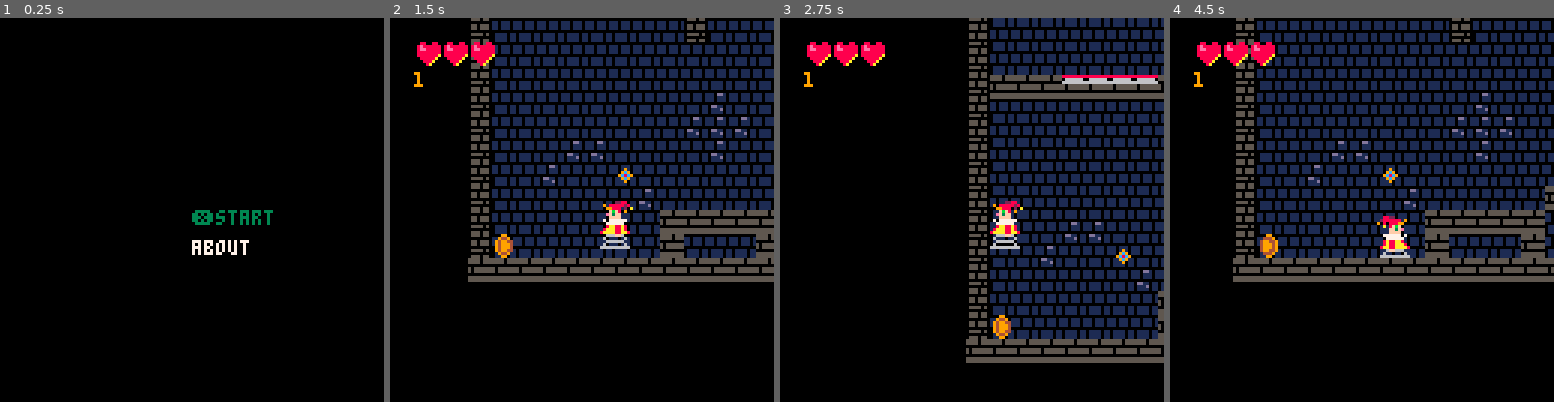
Above: before the commit, frames 1-4 (left to right).
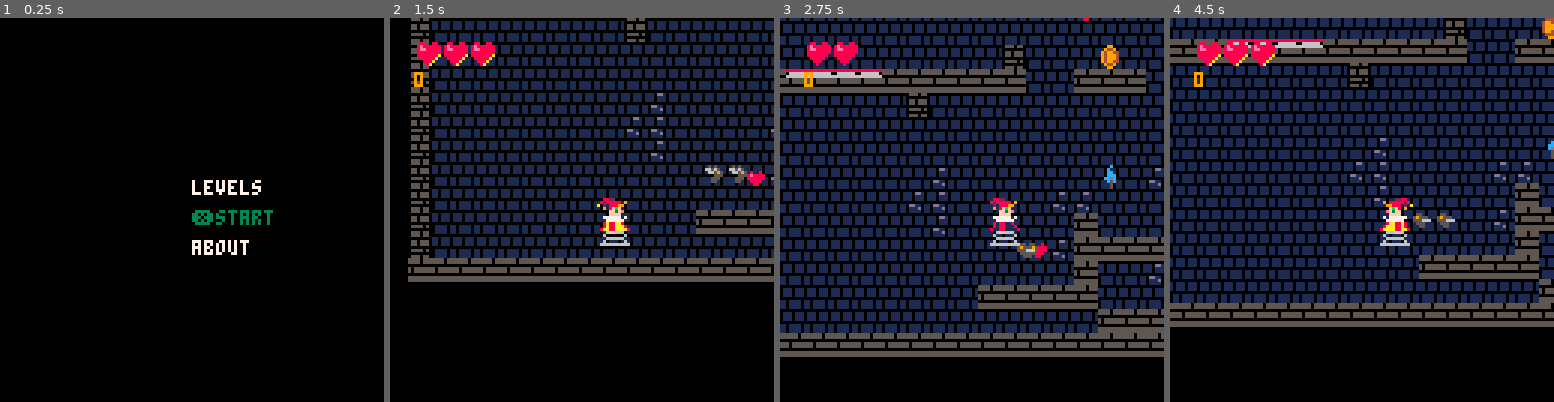
Above: after the commit, the same moments.

Repository: scorp66/pico
Game: PICO-8 cartridge jack_1_6.p8
The game is run twice, just before and just after one commit, with the same random seed, the same clock (stepped at 60 frames per second) and the same inputs.
Inputs:
- Up to frame 1 (0.25 s): no input
- Up to frame 2 (1.5 s): tap X (X key) at 0.33, 1.07 s
- Up to frame 3 (2.75 s): tap X (X key) at 1.85 s; hold Up 2.15-2.42 s
- Up to frame 4 (4.5 s): tap X (X key) at 2.97, 4.08 s; hold Down 3.63-3.97 s

The runs differ from the first frame. In frame 1, 0.3% of the frame differs, in the area x 50-68%, y 42-47%; in frame 2, 20%; in frame 3, 56%, in the area x 0-100%, y 0-90%; in frame 4, 53%.

Commit message:
Revert "Revert "Merge branch 'master' of https://github.com/pico-8-tg/pico""
This reverts commit 50c58af1ff047d9ec0787dcbbb794dd903d5b876.

Diff:
--- a/jack_1_5.p8
+++ b/jack_1_6.p8
@@ -8,6 +8,7 @@
 col = {} -- colide position
 max_colide_count = 2
 hero.hp = 3
+hero.is_crouch = false
 hero.coins = 0;
 hero.x = 3*8
 hero.y = 61*8
@@ -25,7 +26,7 @@
 
 hero.sx = 1 -- speed
 hero.sy = 1 -- speed
-jump_power = 4
+jump_power = 3.9
 hero.on_flore = false
 gravity = 0.3
 time_damage = 1
@@ -53,7 +54,9 @@
 my_time=0
 mm_pos = 0
 mm_status = 0
-mm_max_button = 2
+mm_max_button = 3
+lm_pos = 0
+lm_max_button = 2
 tr_str = ""
 cur_point = 0
 xpow = 1
@@ -66,23 +69,16 @@
 point_zone = find_point_zone(1)
 button_zone = find_point_zone(16)
 chains_zone = find_point_zone(66)
+chains_ex()
 torch_arr = find_point_zone(48)
 heart_arr = find_point_zone(80)
 coin_arr = find_point_zone(96)
 enemy_arr = find_point_zone(132)
-off_points(enemy_arr,68)
 enemy_ex()
-chains_ex()
-end
-
-function enemy_ex()
-for i = 0, #enemy_arr, 1 do
-enemy_arr[i].x *= 8
-enemy_arr[i].y *= 8
-enemy_arr[i].sx = 1
-enemy_arr[i].sy = 0
-end
-end
+
+end
+
+
 -->8
 --update
 function _update()
@@ -93,9 +89,11 @@
  if(stat(16) == -1 and
  stat(16)== -1 and
  stat(16) == -1) then
- music(0)
+ //music(0)
  end
  game_update()
+elseif mm_status == 3 then
+ level_menu_update()
 else
  game_over_update()
  end
@@ -114,17 +112,46 @@
 mm_pos = (mm_pos+1)%mm_max_button
 end
 
-if btnp(5) then
+if btnp(❎) then
 sfx(56)
 mm_status = mm_pos+1
 end
 
+end
+
+
+function level_menu_update()
+
+if btnp(⬆️) then
+sfx(56)
+lm_pos = lm_pos <= 0 and lm_max_button-1
+                     or lm_pos-1
+end
+
+if btnp(⬇️) then
+sfx(56)
+lm_pos = (lm_pos+1)%lm_max_button
+end
+
+if btnp(❎) then
+sfx(56)
+if lm_pos == 1 then
+ set_lvl(1)
+end
+
+ mm_status = 1
+
+end
 end
 
 function game_update()
 key_control()
 my_time+=1
 
+--if (flr(hero.x) == flr(endlvl_x) and
+--    flr(hero.y) == flr(endlvl_y)) then
+--set_lvl(1)
+--end
 update_enemy(enemy_arr)
 
 
@@ -174,10 +201,12 @@
 -->8
 --movement
 function key_control()
+crouch =
+      hero.is_crouch and 0 or 1
 
 --save zone
 update_ex_h(hero)
-col = collide(ex_hero,1,is_b,1,1)
+col = collide(ex_hero,1,is_b,1,crouch)
 if col ~= nil and col.x ~= nil
  then
 sfx(62)
@@ -197,7 +226,7 @@
 
 --♥eard
 update_ex_h(hero)
-col = collide(ex_hero,80,is_b,1,1)
+col = collide(ex_hero,80,is_b,1,crouch)
 if col ~= nil and col.x ~= nil
  then
    update_point(col,heart_arr,68,
@@ -208,7 +237,7 @@
 --coin
 
 update_ex_h(hero)
-col = collide(ex_hero,96,is_b,1,1)
+col = collide(ex_hero,96,is_b,1,crouch)
 if col ~= nil and col.x ~= nil
  then
    update_point(col,coin_arr,68,
@@ -218,7 +247,7 @@
 
 --button zone
 update_ex_h(hero)
-col = collide(ex_hero,16,is_b,1,1)
+col = collide(ex_hero,16,is_b,1,crouch)
 if col ~= nil and col.x ~= nil
  then
 update_point(col,button_zone,84,
@@ -231,7 +260,7 @@
 
 --thorns
 update_ex_h(hero)
-col = dist_to_col(ex_hero,2,is_b2,1,1)
+col = dist_to_col(ex_hero,2,is_b2,1,crouch)
 if ((col  ~= nil and
 col.x <= hero.sx) or
 (col  ~= nil and
@@ -265,10 +294,10 @@
 function hero_move()
 update_ex_h(hero)
 ex_hero.sx = sgn(hero.sx)
-colx = dist_to_col(ex_hero,1,is_b2,1,1)
+colx = dist_to_col(ex_hero,1,is_b2,1,crouch)
 update_ex_h(hero)
 ex_hero.sy = sgn(hero.sy)
-coly = dist_to_col(ex_hero,1,is_b2,1,1)
+coly = dist_to_col(ex_hero,1,is_b2,1,crouch)
 hero.sy += gravity
 
 if coly ~= nil then
@@ -291,7 +318,8 @@
 colx.x+(4*xd) <= hero.sx
  then
 if (hero.sy == 0  and
- coly.y-9 >= 0)
+ coly.y-9 >= 0) or
+ hero.is_crouch
   then
   hero.sx *= -1
   else
@@ -308,11 +336,14 @@
 ex_hero.sy = -1
 coly = dist_to_col(ex_hero,1,is_b2,1,1)
 if(btnp(⬆️)
+ and not hero.is_crouch
  and hero.on_flore)
  and coly == nil then
  sfx(55)
  hero.sy -= jump_power
 end
+
+
 
 hero.x += hero.sx*xpow
 hero.y += hero.sy
@@ -323,11 +354,26 @@
 hero.on_flore = hero.sy == 0 and
  coly ~= nil and coly.y-9 >= 0
 --
+
+update_ex_h(hero)
+ex_hero.sy = -1
+col = dist_to_col(ex_hero,1,
+                     is_b2,1,0)
+
+
+hero.is_crouch = false
+if  btn(⬇️) or
+(col ~= nil and abs(col.y) > 1) then
+hero.is_crouch = true
+end
+
+
 normalize_hero_pos()
 end
 
 function normalize_hero_pos()
-if hero.sy == 0  then
+if hero.sy == 0
+and not hero.is_crouch  then
  hero.y = flr(hero.y/8)*8
 end
 end
@@ -338,6 +384,7 @@
 coly = dist_to_col(ex_hero,1,is_b2,1,1)
 if btnp(⬆️)  and hero.sy > 0 and
 coly == nil
+and not hero.is_crouch
 then
 hero.sy -= jump_power*1.25
 hero.sx *= -1
@@ -608,14 +655,14 @@
 
 obj_m = {}
 obj_m.x = (obj.x+7)/8
-obj_m.y = (obj.y+5)/8
+obj_m.y = (obj.y+4)/8
 
 local result = {}
 c = {} -- colide position
 c.x= 8*flr(obj_m.x)+(obj.sx*8)
 c.y= 8*flr(obj_m.y)+(obj.sy*8)
 
-for j=y_lim,0,-1 do
+for j=0,y_lim,1 do
  for i=0,x_lim,1 do
   if is_m(c.x+(8*i),c.y+(8*j),n) == n
   then
@@ -663,33 +710,94 @@
 -->8
 --웃nemy
 function update_enemy(pz)
-
+if(#pz > 0) then
  for i = 0, #pz, 1 do
+  pz[i].speed = 0.3
   pz[i].is_active = true
 
-  pz[i].sy = 1
-  col2 = dist_to_col(pz[i],1,is_b2,0,0)
-  pz[i].sy = 0
-  col = dist_to_col(pz[i],1,is_b2,0,0)
-
-  if(col ~= nil or col2 == nul)
-   then
-  pz[i].sx *= -1
+  if pz[i].undergr then
+  undrgr_enemy(pz[i])
+  else
+  fly_walk_enemy(pz[i])
   end
 
-  pz[i].x += pz[i].sx * 0.3
-
+  pz[i].x += pz[i].sx
+                * pz[i].speed
+
+  spike = (pz[i].undergr and
+         not pz[i].is_active )
+                    and 8 or 0
 
   --damage
   if pz[i].x >= hero.x and
     pz[i].x < hero.x+16 and
-    pz[i].y >= hero.y and
-    pz[i].y < hero.y+16
+    pz[i].y >= hero.y-spike and
+    pz[i].y < hero.y+16+spike
     and not save_form then
  hero.hp-=1
  sfx(58)
  save_form = true
   end
+end
+end
+end
+
+function undrgr_enemy(enemy)
+
+enemy.sy = 0
+col = dist_to_col(enemy,1,is_b2,0,0)
+if col == nil then
+enemy.sx *= -1
+end
+
+enemy.is_active = true
+if(abs(hero.x-enemy.x) <= 15) then
+enemy.speed = 0
+enemy.is_active =
+   not (abs(hero.x-enemy.x) <= 6)
+end
+
+end
+
+function fly_walk_enemy(enemy)
+enemy.sy = 1
+  col2 = dist_to_col(enemy,1,is_b2,0,0)
+  enemy.sy = 0
+  col = dist_to_col(enemy,1,is_b2,0,0)
+
+  if(col ~= nil or
+   (col2 == nil
+   and not enemy.flyaible))
+   then
+  enemy.sx *= -1
+  end
+end
+
+function enemy_ex()
+if #enemy_arr > 0 then
+for i = 0, #enemy_arr, 1 do
+
+enemy_arr[i].img =
+           mget(enemy_arr[i].x,
+             enemy_arr[i].y)
+mset(enemy_arr[i].x,
+             enemy_arr[i].y,68)
+enemy_arr[i].x *= 8
+enemy_arr[i].y *= 8
+enemy_arr[i].sx = 1
+enemy_arr[i].sy = 0
+col2 = dist_to_col(
+enemy_arr[i],1,is_b2,0,0)
+enemy_arr[i].flyaible =
+      enemy_arr[i].img == 53
+enemy_arr[i].undergr =
+      enemy_arr[i].img == 56
+enemy_arr[i].max_f =
+           enemy_arr[i].flyaible
+                      and 2 or 3
+enemy_arr[i].sy = 0
+enemy_arr[i].sx = 1
+end
 end
 end
 -->8
@@ -754,6 +862,8 @@
  main_menu()
  elseif mm_status == 1 then
  level_draw()
+ elseif mm_status == 3 then
+ level_menu_draw()
  else
  game_over()
  end
@@ -771,9 +881,22 @@
 print(mm_pos==1 and'❎about'or
  'about',hero.x,hero.y+10,
        mm_pos == 1 and 3 or 7)
+print(mm_pos== 2 and'❎levels'or
+ 'levels',hero.x,hero.y-10,
+       mm_pos == 2  and 3 or 7)
+end
+
+function level_menu_draw()
+print(lm_pos==0 and'❎level 1'or
+ 'level 1',hero.x,hero.y,
+         lm_pos == 0 and 3 or 7)
+print(lm_pos==1 and'❎level 2'or
+ 'level 2',hero.x,hero.y+10,
+       lm_pos == 1 and 3 or 7)
 end
 
 function level_draw()
+
 map(0,0,0,0,100,100)
 
 if time_damage%2 == 0 then
@@ -801,12 +924,26 @@
 
 function _draw_enemy(arr)
 
-
+if(#arr > 0) then
 for i=0,#arr,1 do
-sspr (0,24,
-8,8,
-arr[i].x,arr[i].y,8,8,
-sgn(arr[i].sx) == 1,false)
+spr(
+flr(arr[i].img + (my_time/4)
+                 %arr[i].max_f),
+arr[i].x,arr[i].y,1,1,
+sgn(arr[i].sx) == 1,
+false)
+
+if not arr[i].is_active then
+spr(59,
+arr[i].x,
+arr[i].y - sgn(arr[i].y-hero.y)*8,
+1,1,
+false,
+sgn(arr[i].y-hero.y) < 0)
+
+end
+
+end
 end
 
 end
@@ -818,22 +955,22 @@
 frame = flr(img) % max_frame
 end
 
-
-enemy_arr[0].sy = 0
-col = dist_to_col(enemy_arr[0]
-              ,1,is_b2,0,0)
-if col ~= nil then
-print(col.x,hero.x,hero.y+16)
-print(col.y,hero.x,hero.y+8)
-
-print(enemy_arr[0].x/8,hero.x,hero.y-16)
-print(enemy_arr[0].y/8,hero.x,hero.y-8)
-end
-
-sspr (frame*16,0,
+update_ex_h(hero)
+ex_hero.sy = -1
+col = dist_to_col(ex_hero,1,
+                     is_b2,1,0)
+if(col ~= nil) then
+print(col.y,hero.x+16,hero.y+8)
+
+end
+
+sspr (hero.is_crouch and
+48 or frame*16,0,
 16,16,
-//+3 empty pixels on hero sprite
-hero.x+3,hero.y-((2-frame)*2)+1,16,16,
+hero.x+3,
+hero.y- (hero.is_crouch and -4 or
+((2-frame)*2))
+,16,16,
 sgn(hero.sx) == -1,false)
 
 if img >= max_frame then
@@ -899,12 +1036,11 @@
 
 function set_lvl(lvl_num)
 
-
  map_parse(levels[lvl_num*2-1],0)
  map_parse(levels[lvl_num*2],32)
 
  level_initialiation()
- startl = find_point_zone(33)[0]
+ startl = find_point_zone(32)[0]
  hero.x = startl.x*8 - 8
  hero.y = startl.y*8 - 8
 
@@ -1065,7 +1201,7 @@
 
 
 __gff__
-0000000000000000000000000050000000000000000000000000000060000000000000000000000000000000000000048484840000000000000000000000000202000000003020200000000000000000040200001010000100000000000000004242042100012100000000000000000008080042420000000000000000000000
+0000000000000000000000000050505000000000000000000000000060606060000000000000000000000000000000048400000000840000840000040000000202000000003020200000000000000000040200001010000100000000000000004242042100012000000000000000000008080042420000000000000000000000
 0000000000000000000000000000000000000000000000000000000000000000000000000000000000000000000000000000000000000000000000000000000000000000000000000000000000000000000000000000000000000000000000000000000000000000000000000000000000000000000000000000000000000000
 __map__
 4444444444444444444444444444444444444444444444444444444444444444444444444444444444444444444444444444444444444444444444444444444444444444444444444444444444444444444444444444444444444444444444444444444444444444444444444444444444444444444444444444444444444444
Not shown, changed: 31 lines of the sprite sheet (__gfx__) section of jack_1_6.p8
